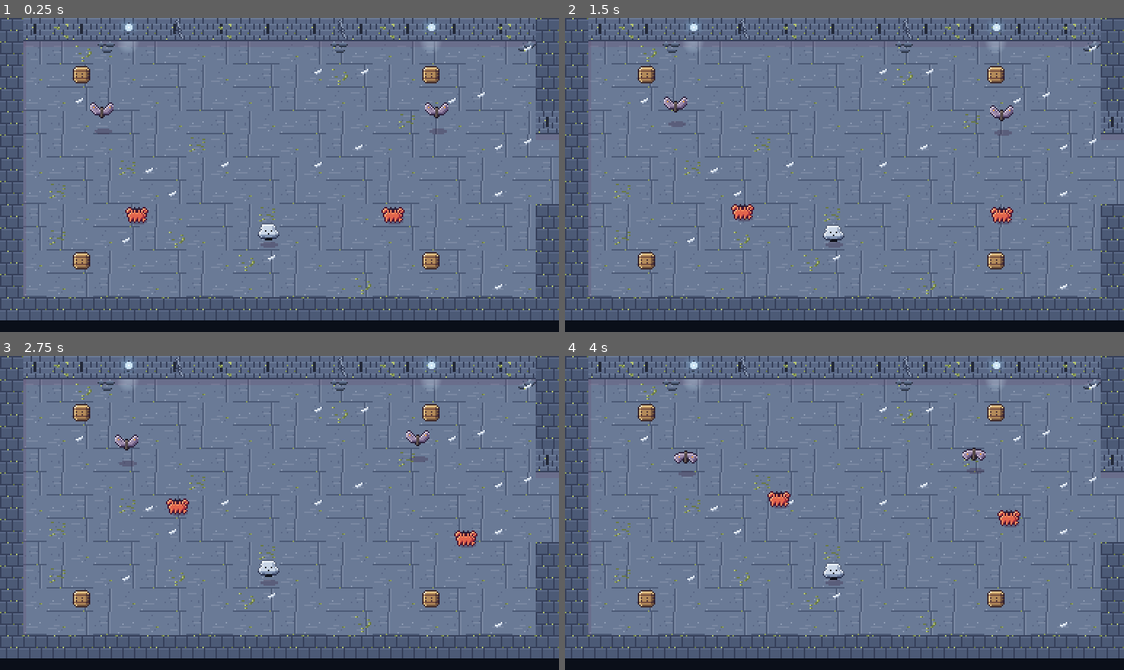
Above: before the commit, frames 1-4 (two rows, left to right).
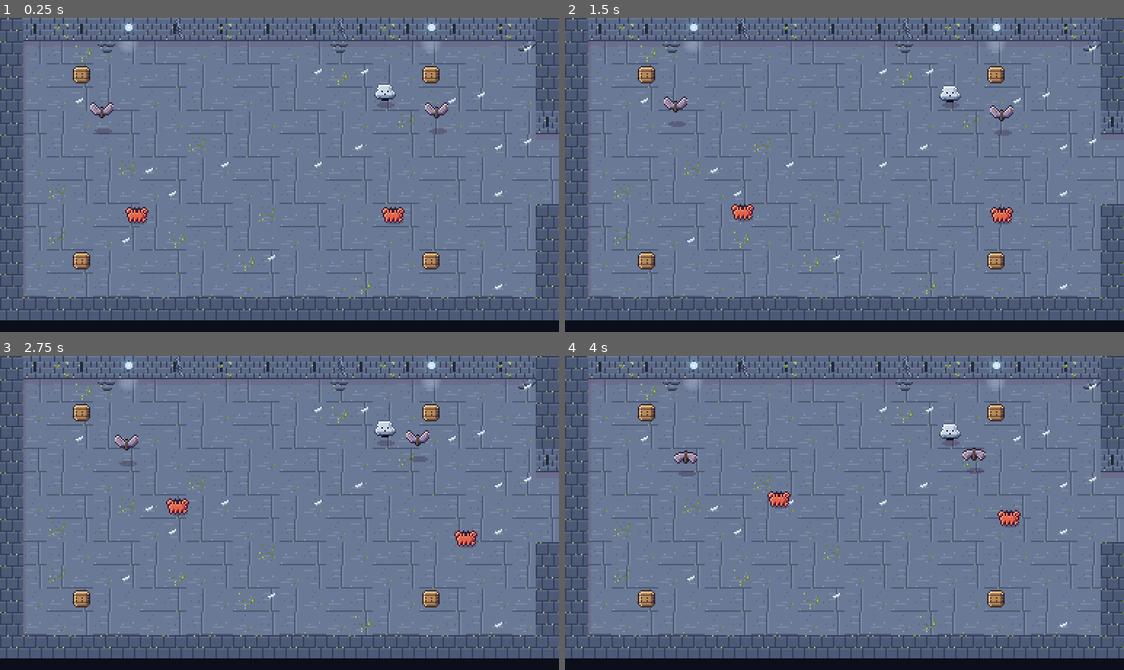
Above: after the commit, the same moments.

Repository: ashciraulo/Leviathan
Game: Godot game, scene res://rooms/room_27_9.tscn
Same seed, same stepped clock (60 frames per second), same inputs: the game is played once before the commit and once after it. This scene is started directly instead of the project's main scene.
Inputs (mouse positions are in pixels of both pictures, inside the frame that each line leads up to):
- Up to frame 1 (0.25 s): no input
- Up to frame 2 (1.5 s): tap Enter (ui_accept) at 0.5, 0.77, 1.07 s; move the mouse to (967, 159) at 0.52 s; hold D (move_right) 0.53-1.25 s; hold J (attack) 0.53-1.25 s; click (967, 159) at 0.67 s; drag from (732, 190) to (671, 118) at 1.27 s
- Up to frame 3 (2.75 s): move the mouse to (335, 443) at 2.02 s; hold D (move_right) from 2.03 s (still down); hold K (interact) from 2.03 s (still down)
- Up to frame 4 (4 s): release D (move_right) at 2.75 s; release K (interact) at 2.75 s; drag from (816, 575) to (693, 459) at 2.77 s; move the mouse to (1012, 560) at 3.52 s; hold A (move_left) from 3.53 s (still down); hold I (item_2) from 3.53 s (still down); tap Enter (ui_accept) at 3.77 s

The runs differ from the first frame. In frame 1, 0.4% of the frame differs, in the area x 46-71%, y 21-74%; in frame 2, 0.4%; in frame 3, 0.4%, in the area x 46-71%, y 20-74%; in frame 4, 0.4%.

Commit message:
Enemies: review fixes
- Nothing waits where Wren lands: the Sail Loft's Puffwisp moved off the
  Rookery's fall spot, and dungeon_flow.py now flags an enemy beside any
  door or fall landing
- The Court's Tollshell moved off the way in from the Entry
- Puffwisps really float over gaps (PitField skips enemies with 'floats')
- The gust only shoves a Wren on their feet, and not through walls
- One-touch foes (wisps, moths) stay one-touch at any depth
- Tollshell trigger range 40 (its ring reaches about 38); rattle sound
  lasts the whole rattle

Co-Authored-By: Claude Opus 5.5 <noreply@anthropic.com>
Claude-Session: https://claude.ai/code/session_01UYEn5VjHLAcVEoVjeQTmCo

Diff:
--- a/rooms/room_27_9.tscn
+++ b/rooms/room_27_9.tscn
@@ -13,13 +13,13 @@
 layout = "########################
 #......................#
 #..u..............u....#
-#......................#
+#...............&......#
 #...w.............w....#
 #.....................|.
 #..........C..........|.
 #.....................|.
 #....c..........c......#
-#..........&...........#
+#......................#
 #..u..............u....#
 #......................#
 ########################"
--- a/rooms/room_36_9.tscn
+++ b/rooms/room_36_9.tscn
@@ -18,6 +18,6 @@
 .....QQQ,,,,,,,,QQQQQ...
 #....QQQQQQQQQQQQQQQQ..#
 #....QQQQQQQQQQQQQQQQQQ#
-#........@.......QQQQQQ#
+#..@.............QQQQQQ#
 #................QQQQQQ#
 ###########..###########"
--- a/scripts/autoload/audio.gd
+++ b/scripts/autoload/audio.gd
@@ -163,7 +163,7 @@
 	"jaw_snap": {"wave": "square", "f0": 260.0, "f1": 90.0, "dur": 0.15, "vol": 0.4},
 	"ray_splash": {"wave": "noise", "f0": 2400.0, "f1": 900.0, "dur": 0.3, "vol": 0.3, "caption": "CAPTION_TELL"},
 	"tidestone_wake": {"wave": "triangle", "f0": 196.0, "f1": 196.0, "dur": 0.9, "vol": 0.5, "steps": 4, "caption": "CAPTION_TIDESTONE"},
-	"toll_rattle": {"wave": "square", "f0": 640.0, "f1": 600.0, "dur": 0.45, "vol": 0.2, "caption": "CAPTION_CLACK"},
+	"toll_rattle": {"wave": "square", "f0": 640.0, "f1": 600.0, "dur": 0.72, "vol": 0.2, "caption": "CAPTION_CLACK"},
 	"toll_ring": {"wave": "triangle", "f0": 523.0, "f1": 520.0, "dur": 0.8, "vol": 0.3, "caption": "CAPTION_BELL_QUIET"},
 	"puff_inhale": {"wave": "noise", "f0": 400.0, "f1": 1600.0, "dur": 0.5, "vol": 0.2, "caption": "CAPTION_GUST"},
 	"puff_blow": {"wave": "noise", "f0": 1600.0, "f1": 400.0, "dur": 0.5, "vol": 0.3, "caption": "CAPTION_GUST"},
--- a/scripts/belfry/tollshell.gd
+++ b/scripts/belfry/tollshell.gd
@@ -9,7 +9,7 @@
 enum Mode { SHUT, RATTLE, TOLL, OPEN }
 
 ## How close Wren has to come before it starts to rattle.
-const TRIGGER_RANGE := 46.0
+const TRIGGER_RANGE := 40.0
 const RATTLE_TIME := 0.75
 const TOLL_TIME := 0.45
 const OPEN_TIME := 1.5
--- a/scripts/dungeon/pit_field.gd
+++ b/scripts/dungeon/pit_field.gd
@@ -63,9 +63,10 @@
 			var size := Vector2((x - start) * Room.TILE - 4, Room.TILE - 4)
 			body.add_child(Layers.rect_shape(size, Vector2((start + x) * Room.TILE / 2.0, y * Room.TILE + Room.TILE / 2.0)))
 	# Enemies and crates already in the room steer clear of the gaps.
-	# (Not fliers, which nothing in the room stops: their mask is empty.)
+	# (Not fliers, which nothing in the room stops: their mask is empty; nor
+	# floaters that keep to walls but drift over gaps: meta "floats".)
 	for child in _room.get_children():
-		if (child is Enemy and (child as Enemy).collision_mask != 0) or child is Crate:
+		if (child is Enemy and (child as Enemy).collision_mask != 0 and not child.has_meta("floats")) or child is Crate:
 			(child as CollisionObject2D).collision_mask |= 1 << (Layers.PIT - 1)
 	rising = _room.lava_rise > 0.0 and not GameState.has_flag(rise_flag(_room.coord))
 	_has_lava = _has_lava or rising
--- a/scripts/gale/puffwisp.gd
+++ b/scripts/gale/puffwisp.gd
@@ -39,6 +39,7 @@
 	super()
 	# It floats: walls and other enemies stop it, gaps and water don't.
 	Layers.assign(self, Layers.ENEMY, [Layers.WORLD, Layers.ENEMY])
+	set_meta("floats", true)
 	_bob = randf() * TAU
 	z_index = 2
 
@@ -88,6 +89,9 @@
 func _blow(player: Player, delta: float) -> void:
 	if player == null or player.frozen or player.airborne:
 		return
+	# Only a Wren on their feet is blown about (as the spire's fans do).
+	if not (player.state in [Player.State.MOVE, Player.State.ATTACK, Player.State.CHARGE, Player.State.HUM, Player.State.HURT]):
+		return
 	var to := player.global_position - global_position
 	var along := to.dot(aim)
 	if along < 0.0 or along > REACH or absf(to.cross(aim)) > HALF_WIDTH:
@@ -98,6 +102,11 @@
 		var local := player.global_position - room.global_position
 		if field.is_gap(local + Vector2(0, -3) + aim * 7.0):
 			return
+	# Walls and pillars stand in the gust's way.
+	var space := get_world_2d().direct_space_state
+	var ray := PhysicsRayQueryParameters2D.create(global_position + Vector2(0, -4), player.global_position + Vector2(0, -4), 1 << (Layers.WORLD - 1))
+	if not space.intersect_ray(ray).is_empty():
+		return
 	player.move_and_collide(aim * PUSH * delta)
 
 
--- a/scripts/world/room.gd
+++ b/scripts/world/room.gd
@@ -466,10 +466,13 @@
 
 
 ## Toughens a regular enemy for this dungeon's depth (before its _ready).
+## One-touch foes (a single point of health: wisps, moths) stay one-touch.
 func _harden(node: Node) -> void:
 	if not node is Enemy or not DEPTH.has(dungeon):
 		return
 	var enemy := node as Enemy
+	if enemy.max_hp <= 1:
+		return
 	var depth: int = DEPTH[dungeon]
 	enemy.max_hp = ceili(enemy.max_hp * DEPTH_HP[depth])
 	if enemy.contact_damage > 0:
Not shown, changed: audio/sfx/toll_rattle.wav
